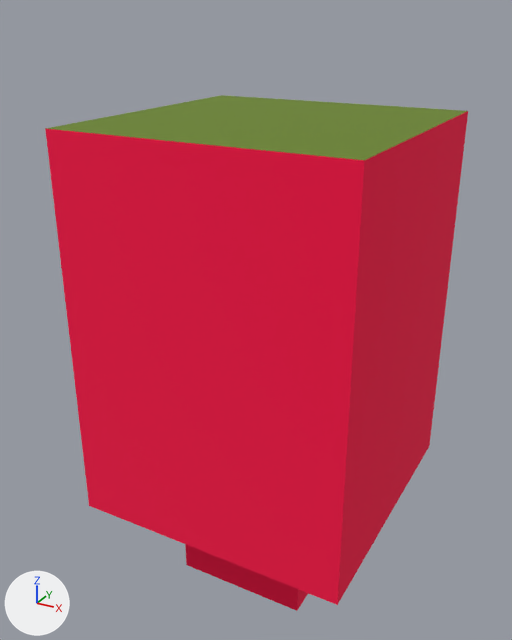
Two versions of the glTF model assets/elements/tree_3/tree_3.gltf, one commit apart.
Before and after are seen from a camera (50 mm lens) standing at (1.08, -2.09, 2.08) and looking at (-0.06, -0.01, 1.04). The axes (+X, +Y, +Z) are drawn at lower left. The lights are the same throughout. The picture after the commit comes second. Vertices at exactly the same position are counted once.
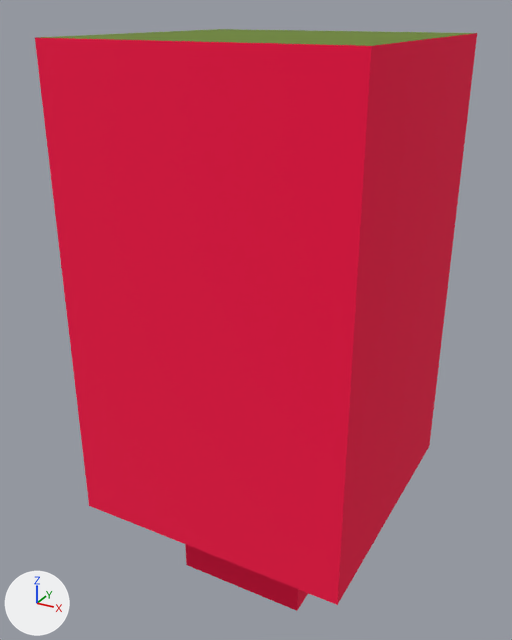
Where the newer file only moved an object's origin or applied its transform, the numbers keep the older frame.

What the commit changed:
me_mesh_1 is used by ob_mesh_001; location (0.0, 0.0, -0.438).
Before the commit, vertices of me_mesh_1: 0 (0.5, -0.5, 2.188) at pixel (364, 160), 2 (0.5, 0.5, 2.188) at pixel (468, 110), 4 (-0.5, -0.5, 2.188) at pixel (45, 128), 5 (-0.5, 0.5, 2.188) at pixel (221, 95).
me_mesh_1 had 8 vertices, 12 faces and spanned x -0.5..0.5, y -0.5..0.5, z 0.812..2.188.
me_mesh_1 now has 8 vertices, 12 faces and spans x -0.5..0.5, y -0.5..0.5, z 0.812..2.438.
Part 1, on me_mesh_1:
Vertices 0, 2, 4, 5 of me_mesh_1 move by (0.0, 0.0, 0.25).

Changed parts and their boxes [x1, y1, x2, y2] in the pictures (512 x 640 px):
'mesh.001', reshaped (13% taller)
    before: [45, 95, 468, 605]
    after: [35, 29, 477, 605]
